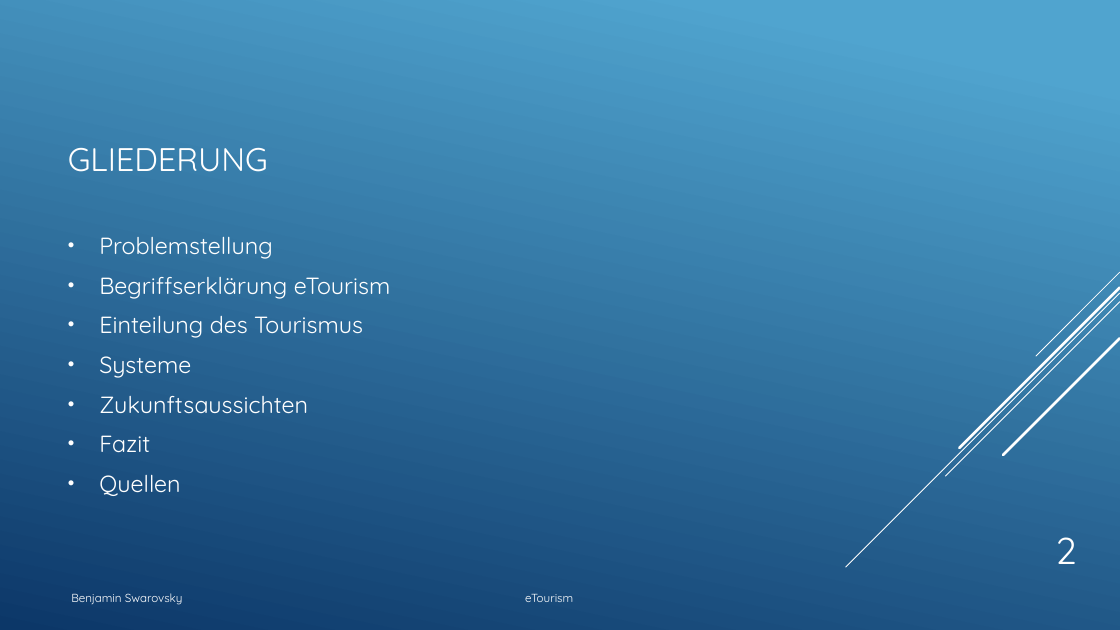
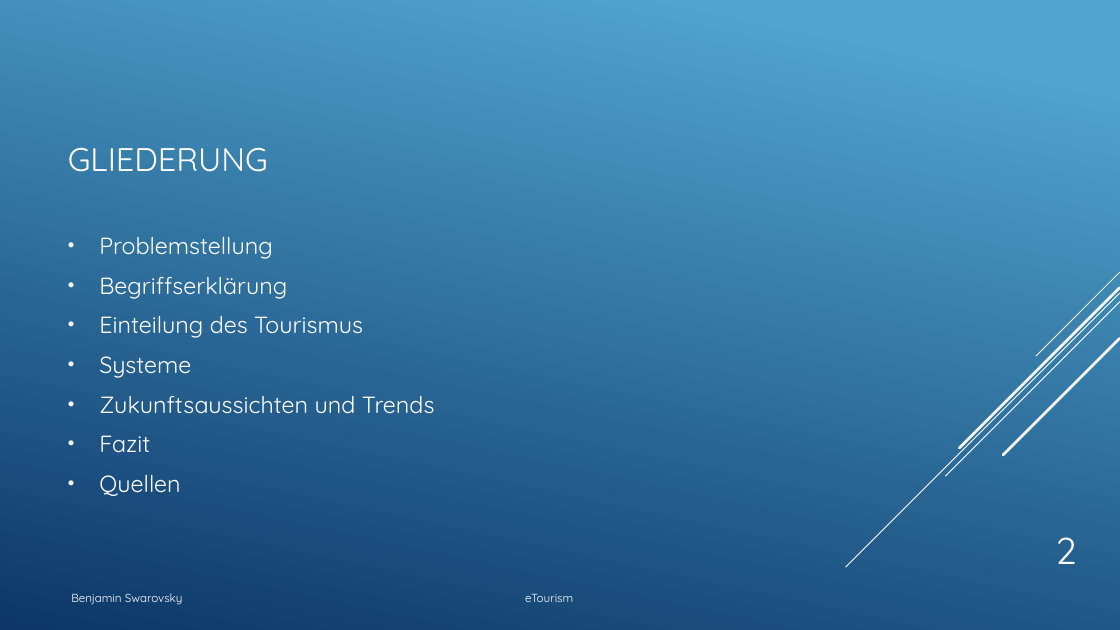
Before and after one commit to BenjaminS01/eTourism, a slide deck: slide 2 of Etourism1.pptx. Drawn at 1120x630 pixels with LibreOffice and Linux fonts; fonts in the diff are those of the drawing. Boxes give left, top, right and bottom in pixels: in the first picture for what was removed or moved away, otherwise in the second. Text is boxed around its words. In the diff, an @@ line names an element or a change of style, - is before the commit and + after.

```diff
--- a/Etourism1.pptx
+++ b/Etourism1.pptx
@@ text at [99, 277, 287, 299]: text changed @@
-• Begriffserklärung eTourism
+• Begriffserklärung
@@ text at [99, 396, 435, 414]: text changed @@
-• Zukunftsaussichten
+• Zukunftsaussichten und Trends
```
Also in this commit, not shown: 5 other slides changed.
